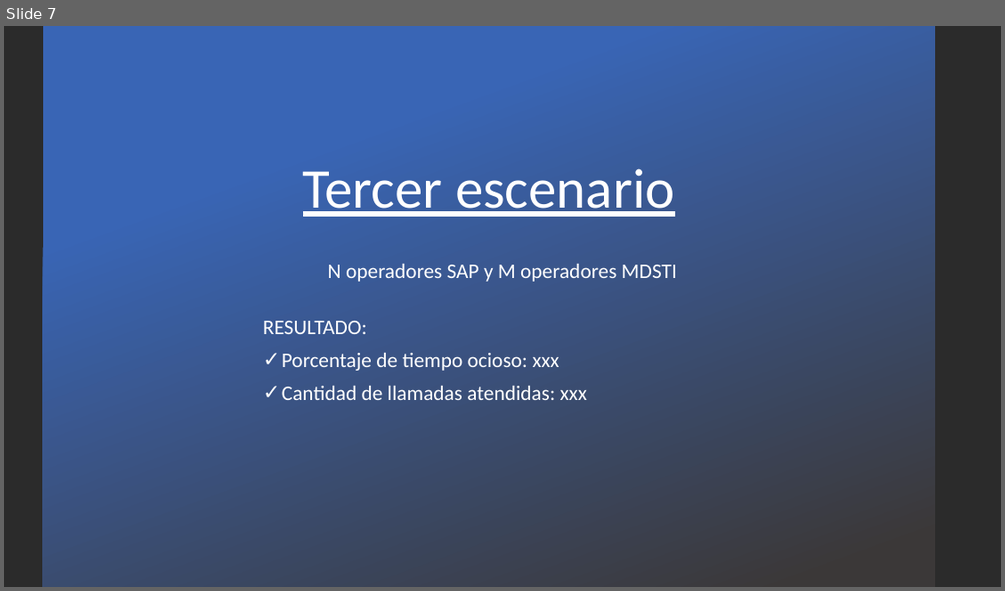
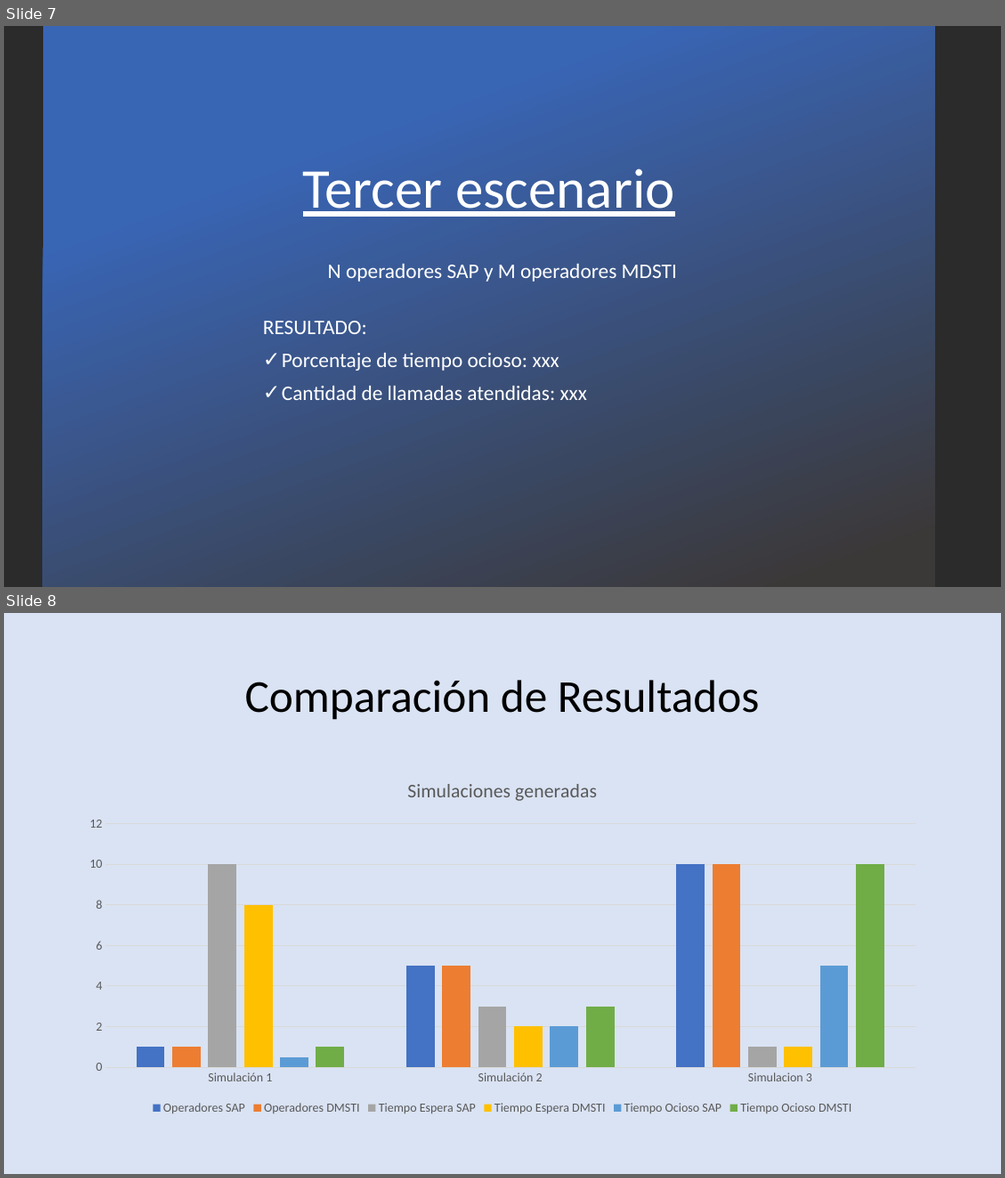
Before and after one commit to ramacal/Simulacion, a slide deck: Simulación/datos Sistema/UTN - Simulacion - Equipo 5 -TP N°6 Picolo.pptx. Shown one above the other, each under a label of ours: slide 7 before the commit, slides 7 and 8 after it. The pictures are 1005x591 and 1005x1178 pixels, drawn with LibreOffice and Linux fonts; fonts in the diff are those of the drawing; background and template pictures are left out; a plain dark background stands for a picture behind light text. Boxes give left, top, right and bottom in pixels: in the first picture for what was removed or moved away, otherwise in the second. Text is boxed around its words. In the diff, an @@ line names an element or a change of style, - is before the commit and + after.

```diff
--- a/Simulación/datos Sistema/UTN - Simulacion - Equipo 5 -TP N°6 Picolo.pptx
+++ b/Simulación/datos Sistema/UTN - Simulacion - Equipo 5 -TP N°6 Picolo.pptx
@@ slide 8 added at (4,613,1001,1174), background #DAE3F3 @@
@@ title added at (245,680,760,720), 44 pt, text #000000 @@
+Comparación de Resultados
@@ column chart added at (73,763,933,1119) @@
+title "Simulaciones generadas "
+categories: Simulación 1, Simulación 2, Simulacion 3
+Operadores SAP: 1, 5, 10
+Operadores DMSTI: 1, 5, 10
+Tiempo Espera SAP: 10, 3, 1
+Tiempo Espera DMSTI: 8, 2, 1
+Tiempo Ocioso SAP: 0.5, 2, 5
+Tiempo Ocioso DMSTI: 1, 3, 10
```
Also in this commit, not shown: 1 other slide added, 2 slides removed.
